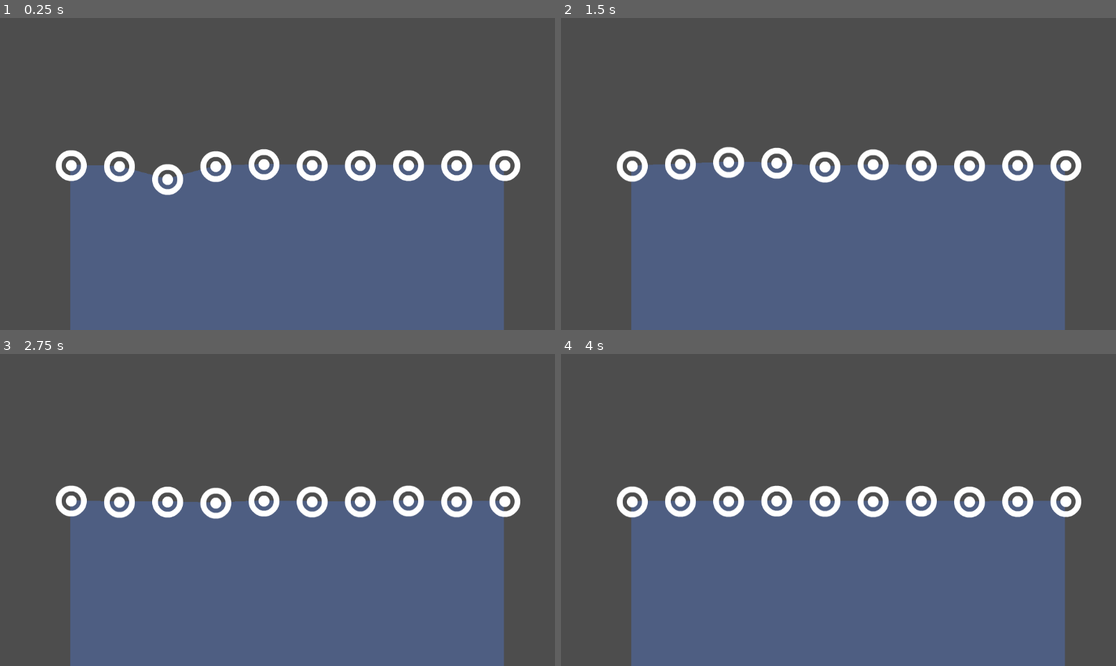
Above: before the commit, frames 1-4 (two rows, left to right).
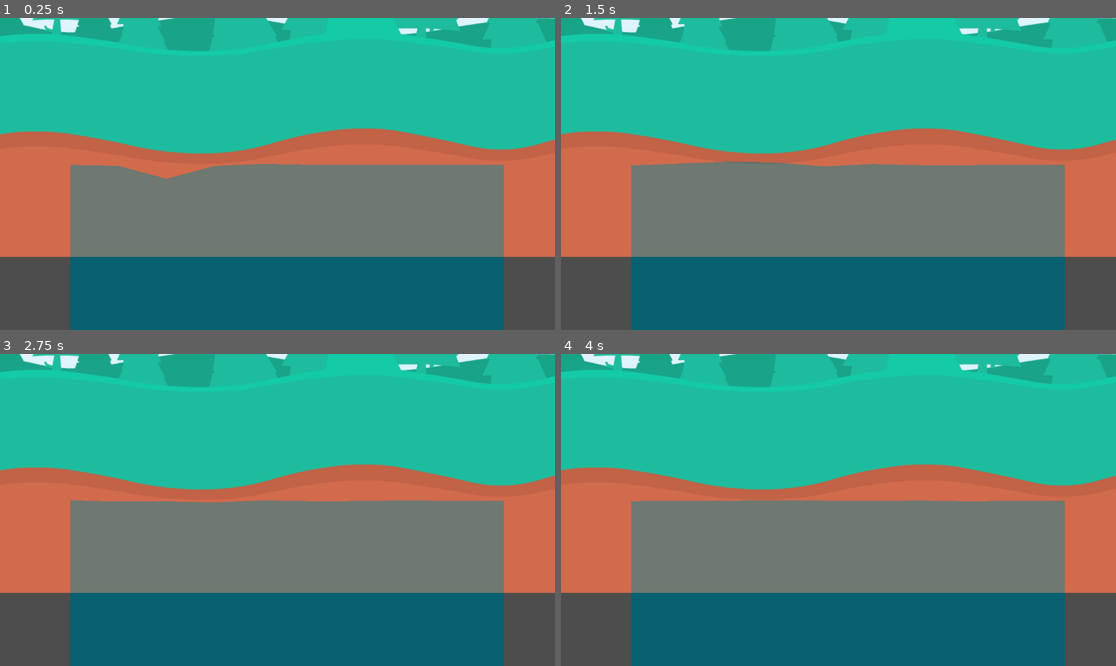
Above: after the commit, the same moments.

Repository: lllindemann/Water-with-Dynamic-Waves-in-Godot
Game: Godot game, scene res://WaterBody.tscn
The game is run twice, just before and just after one commit, with the same random seed, the same clock (stepped at 60 frames per second) and the same inputs. This scene is started directly instead of the project's main scene.
Inputs:
- Up to frame 1 (0.25 s): no input
- Up to frame 2 (1.5 s): no input
- Up to frame 3 (2.75 s): no input
- Up to frame 4 (4 s): no input

The runs differ from the first frame. In frame 1, 95% of the frame differs, in the area x 0-100%, y 0-100%; in frame 2, 95%; in frame 3, 95%; in frame 4, 95%.

Commit message:
feat: water body shader

Diff:
--- /dev/null
+++ b/WaterBody.gdshader
@@ -0,0 +1,21 @@
+shader_type canvas_item;
+
+uniform vec4 tint : source_color = vec4(1.0);
+uniform sampler2D screen_texture : hint_screen_texture, repeat_disable, filter_nearest;
+
+void vertex() {
+	// Called for every vertex the material is visible on.
+}
+
+void fragment() {
+	// Called for every pixel the material is visible on.
+	vec4 color = texture(screen_texture, SCREEN_UV);
+	color = mix(color, tint, 0.45);
+	color = mix(vec4(0.5), color, 1.4);
+	COLOR = color;
+}
+
+//void light() {
+	// Called for every pixel for every light affecting the CanvasItem.
+	// Uncomment to replace the default light processing function with this one.
+//}
--- a/WaterBody.tscn
+++ b/WaterBody.tscn
@@ -1,10 +1,23 @@
-[gd_scene load_steps=2 format=3 uid="uid://ots1oaoklcu6"]
+[gd_scene load_steps=5 format=3 uid="uid://ots1oaoklcu6"]
 
 [ext_resource type="Script" path="res://WaterBody.gd" id="1_ynkqv"]
+[ext_resource type="Texture2D" uid="uid://cj5y3obg84sb1" path="res://backgroundColorForest.png" id="2_lejkr"]
+[ext_resource type="Shader" path="res://WaterBody.gdshader" id="2_wtgq3"]
+
+[sub_resource type="ShaderMaterial" id="ShaderMaterial_hhw02"]
+shader = ExtResource("2_wtgq3")
+shader_parameter/tint = Color(0, 0.552941, 0.654902, 1)
 
 [node name="WaterBody" type="Node2D"]
 position = Vector2(146, 305)
 script = ExtResource("1_ynkqv")
 
+[node name="Sprite2D" type="Sprite2D" parent="."]
+position = Vector2(451, -408)
+scale = Vector2(1.16992, 1.16992)
+texture = ExtResource("2_lejkr")
+
 [node name="WaterPolygon" type="Polygon2D" parent="."]
+material = SubResource("ShaderMaterial_hhw02")
+position = Vector2(-3.05176e-05, 0)
 color = Color(0.317647, 0.533333, 1, 0.301961)
--- a/WaterSpring.tscn
+++ b/WaterSpring.tscn
@@ -7,4 +7,5 @@
 script = ExtResource("1_nda2g")
 
 [node name="Sprite2D" type="Sprite2D" parent="."]
+visible = false
 texture = ExtResource("2_3d58w")
Binary file added: backgroundColorForest.png
Not shown, added: backgroundColorForest.png.import
